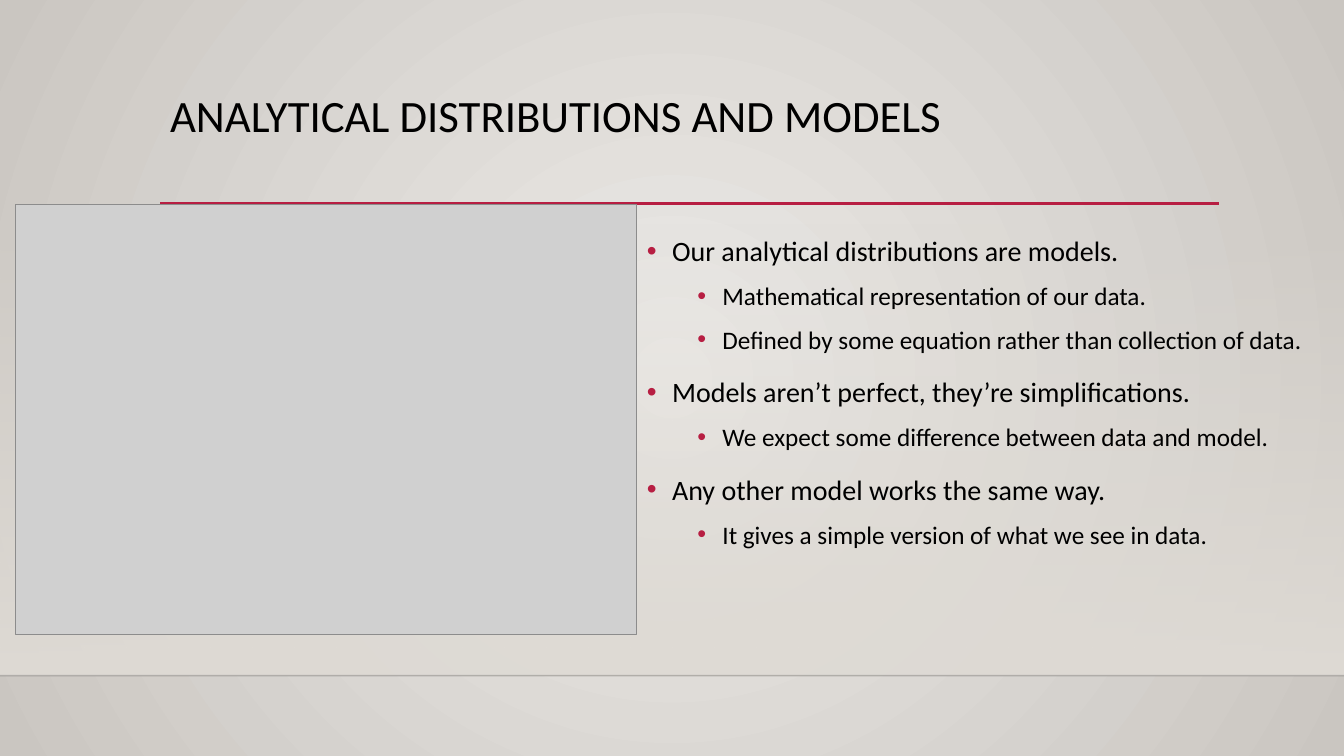
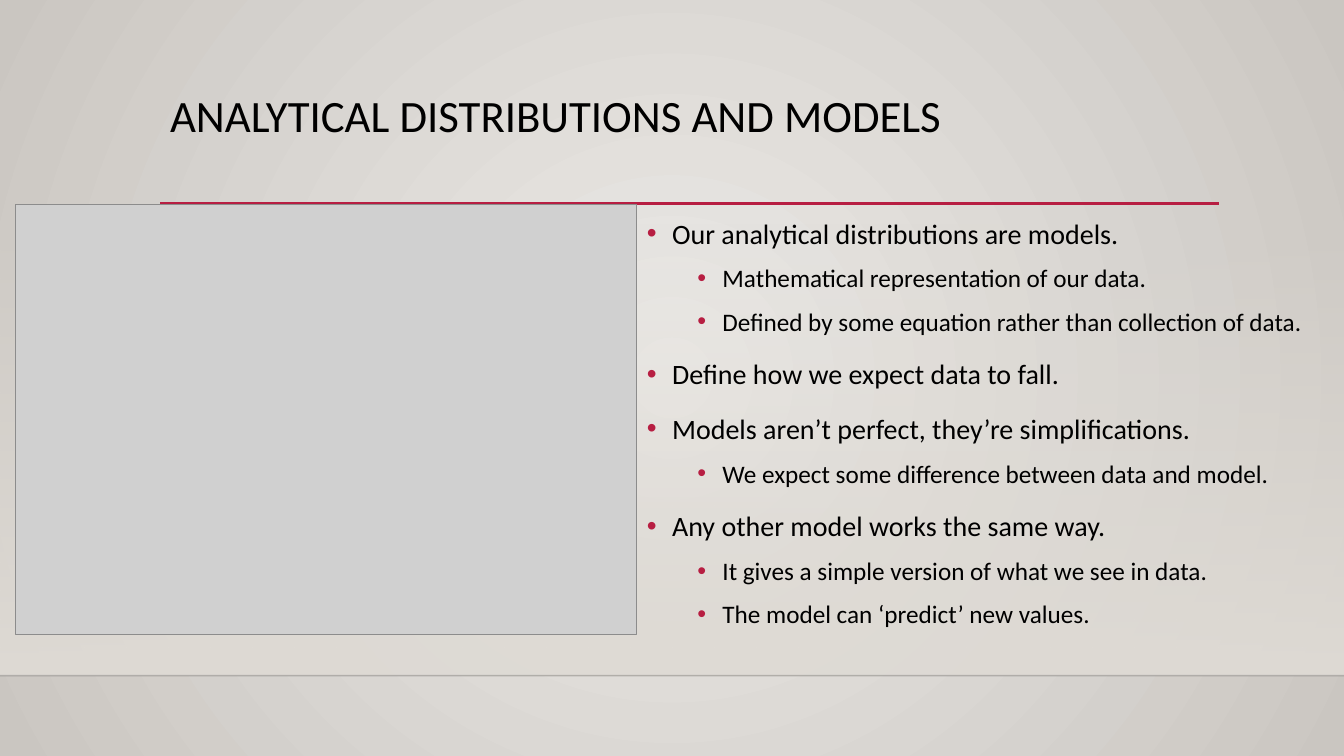
Before and after one commit to AkeemSemperDataScience/Basic_Stats_in_Python_Student_Repository, a slide deck: slide 11 of reference_material/slides/012_Errors.pptx (slide 7 before the commit). Drawn at 1344x756 pixels with LibreOffice and Linux fonts; fonts in the diff are those of the drawing; grey boxes stand for pictures; background and template pictures are left out. Boxes give left, top, right and bottom in pixels: in the first picture for what was removed or moved away, otherwise in the second. Text is boxed around its words. In the diff, an @@ line names an element or a change of style, - is before the commit and + after.

```diff
--- a/reference_material/slides/012_Errors.pptx
+++ b/reference_material/slides/012_Errors.pptx
@@ text "Our analytical distributions are models.": place and size @@
-text "Our analytical distributions are models." at box(672, 241, 1301, 549)
+text "Our analytical distributions are models." at box(672, 224, 1301, 627)
@@ text at box(672, 364, 1059, 389): paragraph added @@
+• Define how we expect data to fall.
@@ text at box(722, 605, 1090, 627): paragraph added @@
+  • The model can ‘predict’ new values.
```
Also in this commit, not shown: 3 other slides changed, 6 slides added, 6 other files.
